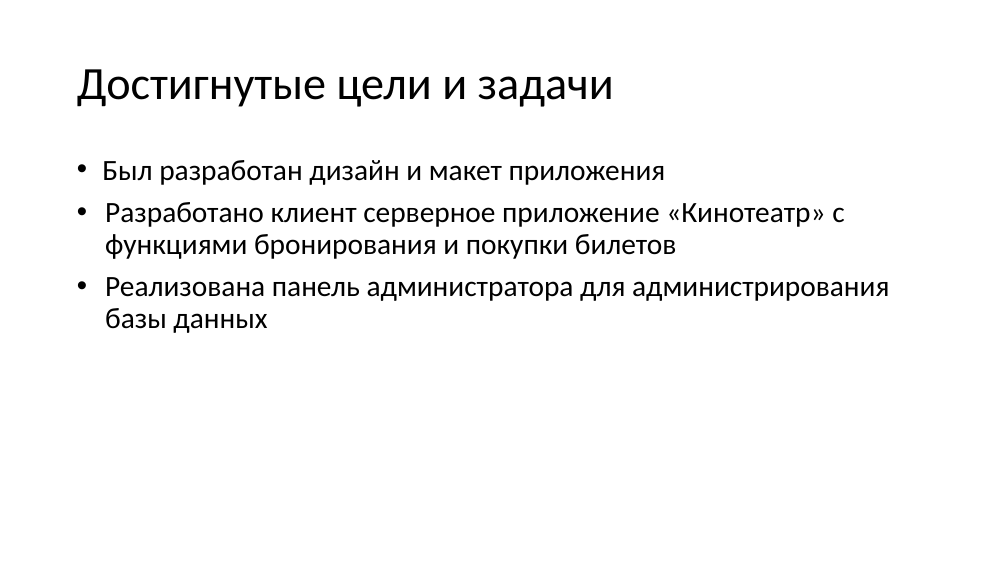
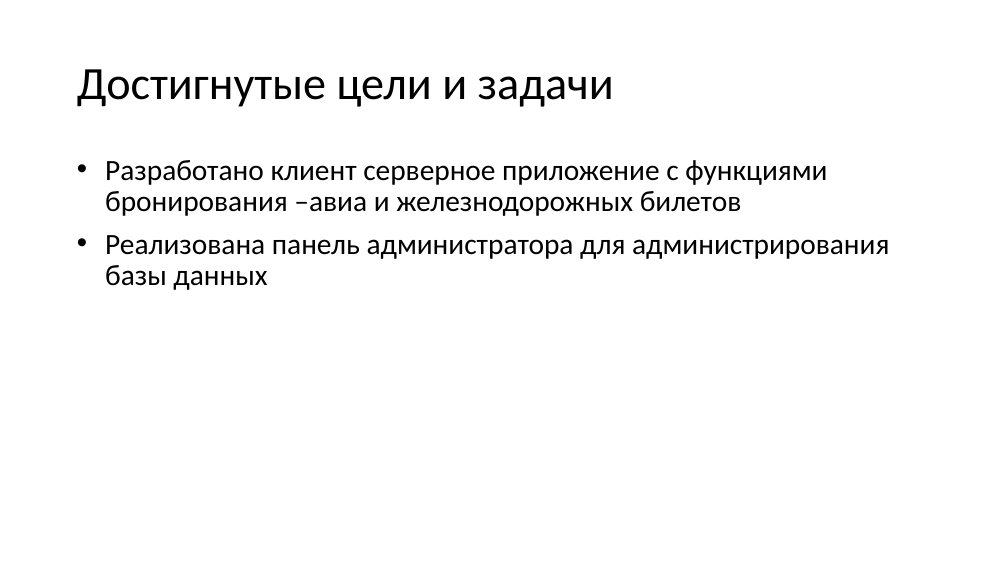
Before and after one commit to CreeptonIsReal/BookingRepCourseProject, a slide deck: slide 5 of Материалы/Prezentatsia_k_kursovomu_proektu (1).pptx (slide 16 before the commit). Drawn at 1008x567 pixels with LibreOffice and Linux fonts; fonts in the diff are those of the drawing. Boxes give left, top, right and bottom in pixels: in the first picture for what was removed or moved away, otherwise in the second. Text is boxed around its words. In the diff, an @@ line names an element or a change of style, - is before the commit and + after.

```diff
--- a/Материалы/Prezentatsia_k_kursovomu_proektu (1).pptx
+++ b/Материалы/Prezentatsia_k_kursovomu_proektu (1).pptx
@@ text at box(105, 160, 827, 216): text changed @@
-• Был разработан дизайн и макет приложения
-• Разработано клиент серверное приложение «Кинотеатр» с функциями бронирования и покупки билетов
+• Разработано клиент серверное приложение с функциями бронирования –авиа и железнодорожных билетов
```
Also in this commit, not shown: 11 slides removed, 1 other file.
